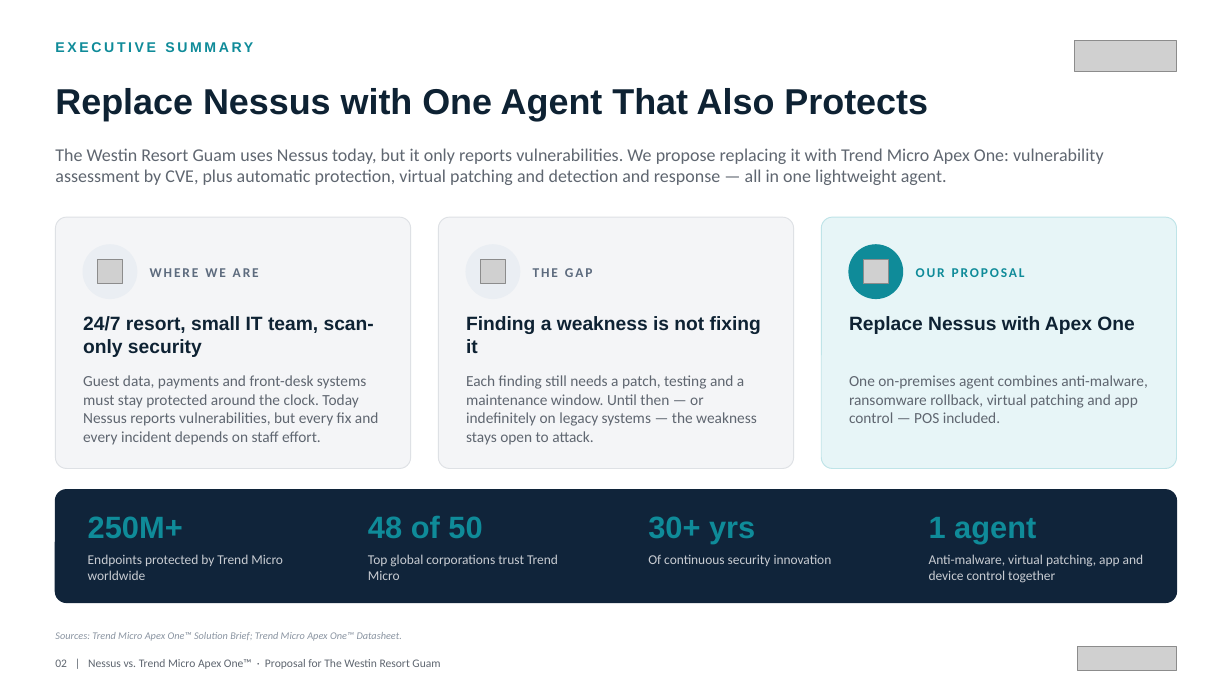
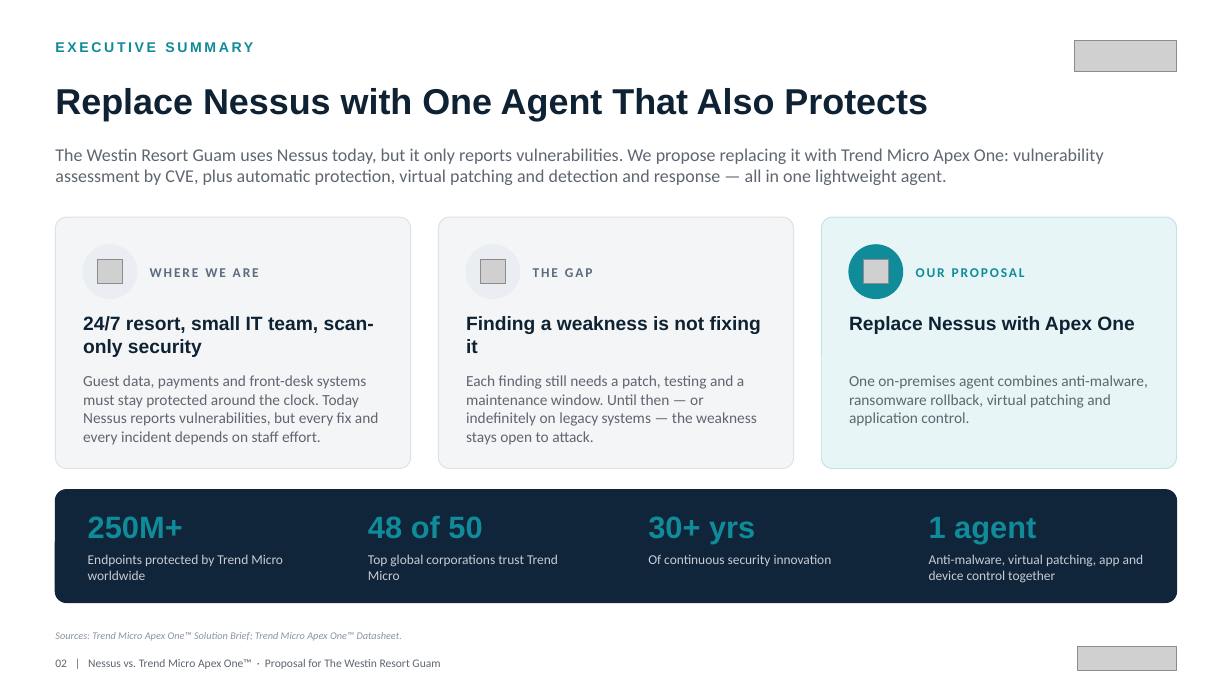
Before and after one commit to BigLee-Creator/Recommendations, a slide deck: slide 2 of ENG._Nessus_vs_Trend_Micro_Apex_One_Proposal_for_Westin_Resort_Guam_SECUKOREA.pptx. Drawn at 1232x693 pixels with LibreOffice and Linux fonts; fonts in the diff are those of the drawing; grey boxes stand for pictures. Boxes give left, top, right and bottom in pixels: in the first picture for what was removed or moved away, otherwise in the second. Text is boxed around its words. In the diff, an @@ line names an element or a change of style, - is before the commit and + after.

```diff
--- a/ENG._Nessus_vs_Trend_Micro_Apex_One_Proposal_for_Westin_Resort_Guam_SECUKOREA.pptx
+++ b/ENG._Nessus_vs_Trend_Micro_Apex_One_Proposal_for_Westin_Resort_Guam_SECUKOREA.pptx
@@ text at <box>849,375,1148,426</box>: text changed @@
-One on-premises agent combines anti-malware, ransomware rollback, virtual patching and app control — POS included.
+One on-premises agent combines anti-malware, ransomware rollback, virtual patching and application control.
```
Also in this commit, not shown: 10 other slides changed.
